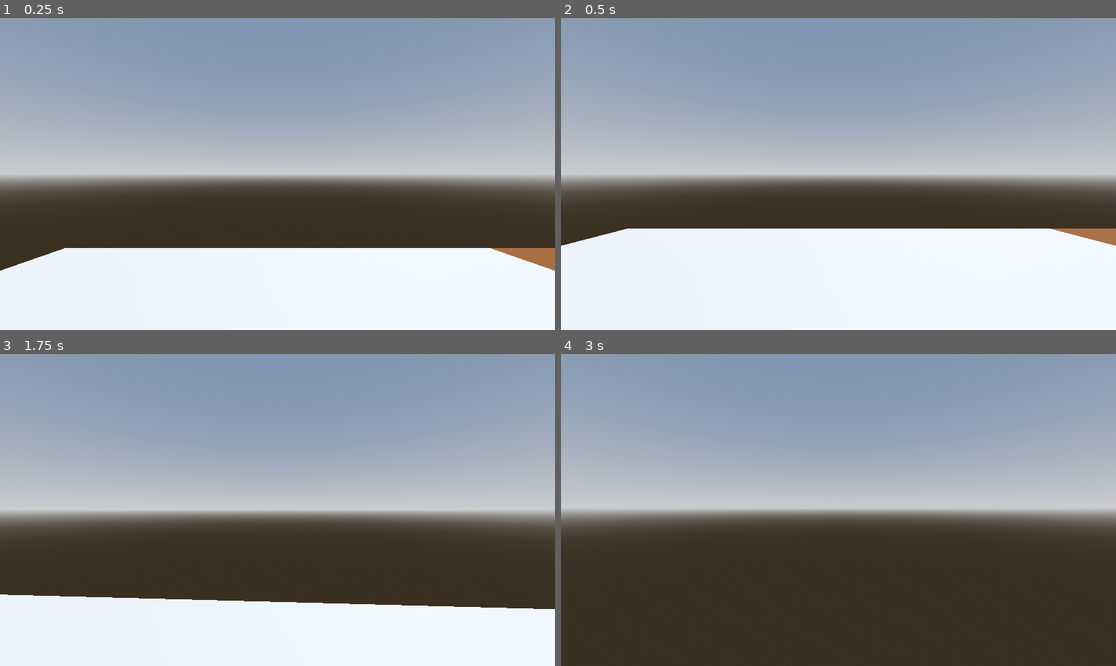
Above: before the commit, frames 1-4 (two rows, left to right).
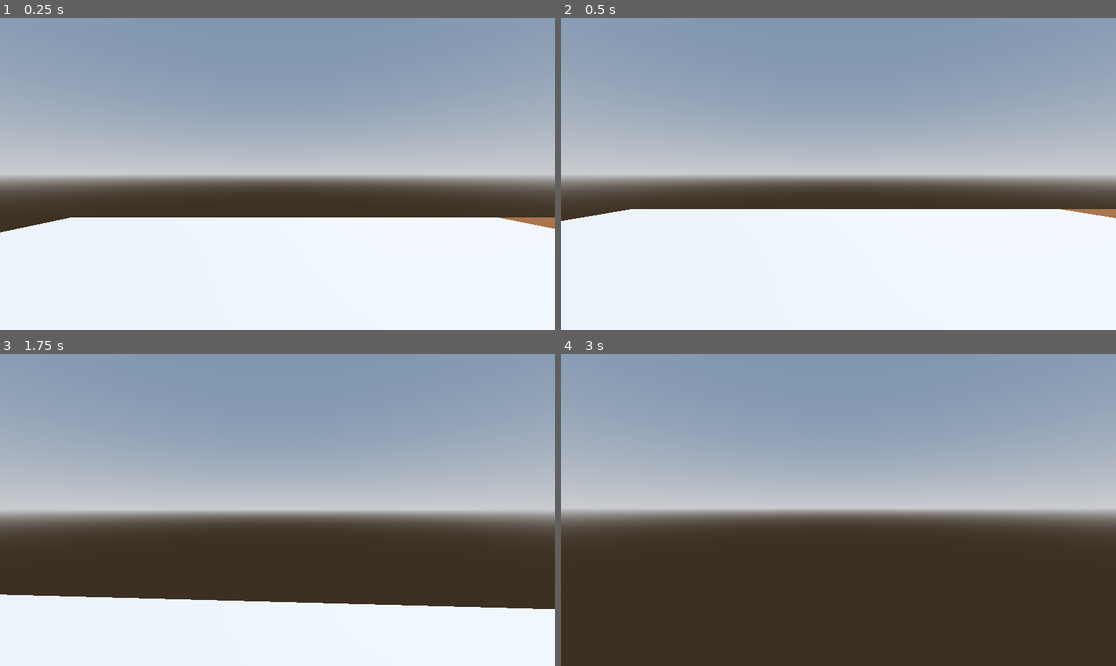
Above: after the commit, the same moments.

Repository: veradesrt/Sreamjam2025
Game: Godot game, scene res://scenes/maps/main.tscn
The game is run twice, just before and just after one commit, with the same random seed, the same clock (stepped at 60 frames per second) and the same inputs.
Inputs (mouse positions are in pixels of both pictures, inside the frame that each line leads up to):
- Up to frame 1 (0.25 s): no input
- Up to frame 2 (0.5 s): no input
- Up to frame 3 (1.75 s): tap Enter (ui_accept) at 0.5, 0.77, 1.52 s; move the mouse to (305, 510) at 0.52 s; hold W (forward) from 0.53 s (still down); move the mouse to (249, 510) at 1.27 s
- Up to frame 4 (3 s): keep holding W (forward); move the mouse to (849, 503) at 2.02 s; tap Enter (ui_accept) at 2.75 s; move the mouse to (832, 516) at 2.77 s

The runs differ from the first frame. In frame 1, 10% of the frame differs, in the area x 0-100%, y 63-82%; in frame 2, 6.7%; in frame 3, less than 0.1%; in frame 4, nothing differs.

Commit message:
added some ui and basic scripting to handle it

Diff:
--- a/scenes/maps/main.tscn
+++ b/scenes/maps/main.tscn
@@ -42,7 +42,7 @@
 material = SubResource("StandardMaterial3D_8wxmh")
 
 [node name="player" parent="." instance=ExtResource("1_8wxmh")]
-transform = Transform3D(1, 0, 0, 0, 1, 0, 0, 0, 1, 0, 3.6280951, 0)
+transform = Transform3D(1, 0, 0, 0, 1, 0, 0, 0, 1, -0.31991935, 2.1821399, 0)
 
 [node name="trigger" parent="." instance=ExtResource("2_pwihf")]
 transform = Transform3D(1, 0, 0, 0, 1, 0, 0, 0, 1, 6.5389414, 3.019484, 0)
--- /dev/null
+++ b/scenes/player/main_menu.gd
@@ -0,0 +1,44 @@
+extends Control
+
+@onready var menu_container: Panel = $menu_container
+@onready var dialogue_container: Control = $dialogue_container
+
+@onready var player: Player = $".."
+
+# Called when the node enters the scene tree for the first time.
+func _ready() -> void:
+	close_all()
+	pass # Replace with function body.
+
+func _process(delta: float) -> void:
+	pass
+
+func open_menu():
+	player.change_mouse_mode(Input.MOUSE_MODE_VISIBLE)
+	menu_container.visible = true
+
+func close_menu():
+	player.change_mouse_mode(Input.MOUSE_MODE_CAPTURED)
+	menu_container.visible = false
+
+func open_dialogue():
+	player.change_mouse_mode(Input.MOUSE_MODE_VISIBLE)
+	dialogue_container.visible = true
+
+func close_dialogue():
+	player.change_mouse_mode(Input.MOUSE_MODE_CAPTURED)
+	dialogue_container.visible = false
+
+func close_all():
+	menu_container.visible = false
+	dialogue_container.visible = false
+	player.change_mouse_mode(Input.MOUSE_MODE_CAPTURED)
+
+func _on_resume_pressed() -> void:
+	pass # Replace with function body.
+
+func _on_options_pressed() -> void:
+	pass # Replace with function body.
+
+func _on_exit_pressed() -> void:
+	pass # Replace with function body.
--- a/scenes/player/player.gd
+++ b/scenes/player/player.gd
@@ -1,31 +1,45 @@
 extends CharacterBody3D
+class_name Player
 
+## container for the camera
 @onready var head: Node3D = $head
 ## used for checking the ground material
 @onready var ground_check: RayCast3D = $ground_check
+## sound player for the player footsteps
 @onready var footsteps_player: AudioStreamPlayer3D = $footsteps_player
 
+@onready var main_menu: Control = $UI
+
+## used to control the player movement speed
 const SPEED = 5.0
+## Unused
 const JUMP_VELOCITY = 4.5
 
+## mouse sensitivity, used for camera control
 @export var mouse_sens : float = 0.001
 
 func _ready() -> void:
-	Input.mouse_mode = Input.MOUSE_MODE_CAPTURED
+	## on startup set the mouse mode to captured so the player can look around
+	change_mouse_mode(Input.MOUSE_MODE_CAPTURED)
+
+## function used to change the mouse mode from a single place
+func change_mouse_mode(new_mode):
+	Input.mouse_mode = new_mode
+
+func open_exit_menu():
+
+	pass
 
 func _input(event: InputEvent) -> void:
 	if event.is_action_pressed("escape"):
-		if Input.mouse_mode == Input.MOUSE_MODE_CAPTURED:
-			Input.mouse_mode = Input.MOUSE_MODE_VISIBLE
-		else:
-			Input.mouse_mode = Input.MOUSE_MODE_CAPTURED
+		change_mouse_mode(Input.MOUSE_MODE_VISIBLE)
+		pass
 	if event is InputEventMouseMotion && Input.mouse_mode == Input.MOUSE_MODE_CAPTURED:
 		rotate_y(event.relative.x * -1 *mouse_sens)
 		head.rotate_x(event.relative.y * -1 *mouse_sens)
 		head.rotation.x = clamp(head.rotation.x ,deg_to_rad(-90),deg_to_rad(90))
 
 func _physics_process(delta: float) -> void:
-	# Add the gravity.
 	if not is_on_floor():
 		velocity += get_gravity() * delta
 
@@ -36,8 +50,12 @@
 	var input_dir := Input.get_vector("left", "right", "forward", "backward")
 	var direction := (transform.basis * Vector3(input_dir.x, 0, input_dir.y)).normalized()
 	if direction:
+		##only if the player is moving
+		##check if the ground check can detect ground
 		var collider = ground_check.get_collider()
+		##if raycast cant detect anything (example: player is on air) skip
 		if collider != null:
+			## get the groups of the detected collider
 			var ground_groups : Array = collider.get_groups()
 			if ground_groups.has("concrete"):
 				#print("walking on concrete")
--- a/scenes/player/player.tscn
+++ b/scenes/player/player.tscn
@@ -1,8 +1,11 @@
-[gd_scene load_steps=3 format=3 uid="uid://e54q0xwbfuo8"]
+[gd_scene load_steps=5 format=3 uid="uid://e54q0xwbfuo8"]
 
 [ext_resource type="Script" uid="uid://c5os2fgtf1upq" path="res://scenes/player/player.gd" id="1_8afob"]
+[ext_resource type="Script" uid="uid://cg2wippfghjib" path="res://scenes/player/main_menu.gd" id="2_dovo2"]
 
 [sub_resource type="CapsuleShape3D" id="CapsuleShape3D_dovo2"]
+
+[sub_resource type="CapsuleMesh" id="CapsuleMesh_dovo2"]
 
 [node name="player" type="CharacterBody3D" groups=["player"]]
 collision_layer = 4
@@ -22,3 +25,82 @@
 
 [node name="footsteps_player" type="AudioStreamPlayer3D" parent="."]
 transform = Transform3D(1, 0, 0, 0, 1, 0, 0, 0, 1, 0, -0.9045267, 0)
+
+[node name="UI" type="Control" parent="."]
+layout_mode = 3
+anchors_preset = 15
+anchor_right = 1.0
+anchor_bottom = 1.0
+grow_horizontal = 2
+grow_vertical = 2
+script = ExtResource("2_dovo2")
+
+[node name="menu_container" type="Panel" parent="UI"]
+layout_mode = 1
+anchors_preset = 8
+anchor_left = 0.5
+anchor_top = 0.5
+anchor_right = 0.5
+anchor_bottom = 0.5
+offset_left = -125.0
+offset_top = -160.0
+offset_right = 125.0
+offset_bottom = 160.0
+grow_horizontal = 2
+grow_vertical = 2
+
+[node name="Label" type="Label" parent="UI/menu_container"]
+layout_mode = 1
+anchors_preset = 10
+anchor_right = 1.0
+offset_bottom = 23.0
+grow_horizontal = 2
+text = "Menu"
+horizontal_alignment = 1
+
+[node name="VBoxContainer" type="VBoxContainer" parent="UI/menu_container"]
+layout_mode = 1
+anchors_preset = 15
+anchor_right = 1.0
+anchor_bottom = 1.0
+offset_top = 23.0
+grow_horizontal = 2
+grow_vertical = 2
+theme_override_constants/separation = 25
+alignment = 1
+
+[node name="resume" type="Button" parent="UI/menu_container/VBoxContainer"]
+layout_mode = 2
+text = "Resume"
+
+[node name="options" type="Button" parent="UI/menu_container/VBoxContainer"]
+layout_mode = 2
+text = "Options"
+
+[node name="exit" type="Button" parent="UI/menu_container/VBoxContainer"]
+layout_mode = 2
+text = "To main menu"
+
+[node name="dialogue_container" type="Control" parent="UI"]
+layout_mode = 1
+anchor_top = 0.712963
+anchor_right = 1.0
+anchor_bottom = 1.0
+grow_horizontal = 2
+grow_vertical = 0
+metadata/_edit_use_anchors_ = true
+
+[node name="Panel" type="Panel" parent="UI/dialogue_container"]
+layout_mode = 1
+anchors_preset = 15
+anchor_right = 1.0
+anchor_bottom = 1.0
+grow_horizontal = 2
+grow_vertical = 2
+
+[node name="MeshInstance3D" type="MeshInstance3D" parent="."]
+mesh = SubResource("CapsuleMesh_dovo2")
+
+[connection signal="pressed" from="UI/menu_container/VBoxContainer/resume" to="UI" method="_on_resume_pressed"]
+[connection signal="pressed" from="UI/menu_container/VBoxContainer/options" to="UI" method="_on_options_pressed"]
+[connection signal="pressed" from="UI/menu_container/VBoxContainer/exit" to="UI" method="_on_exit_pressed"]
Not shown, added: scenes/player/main_menu.gd.uid
